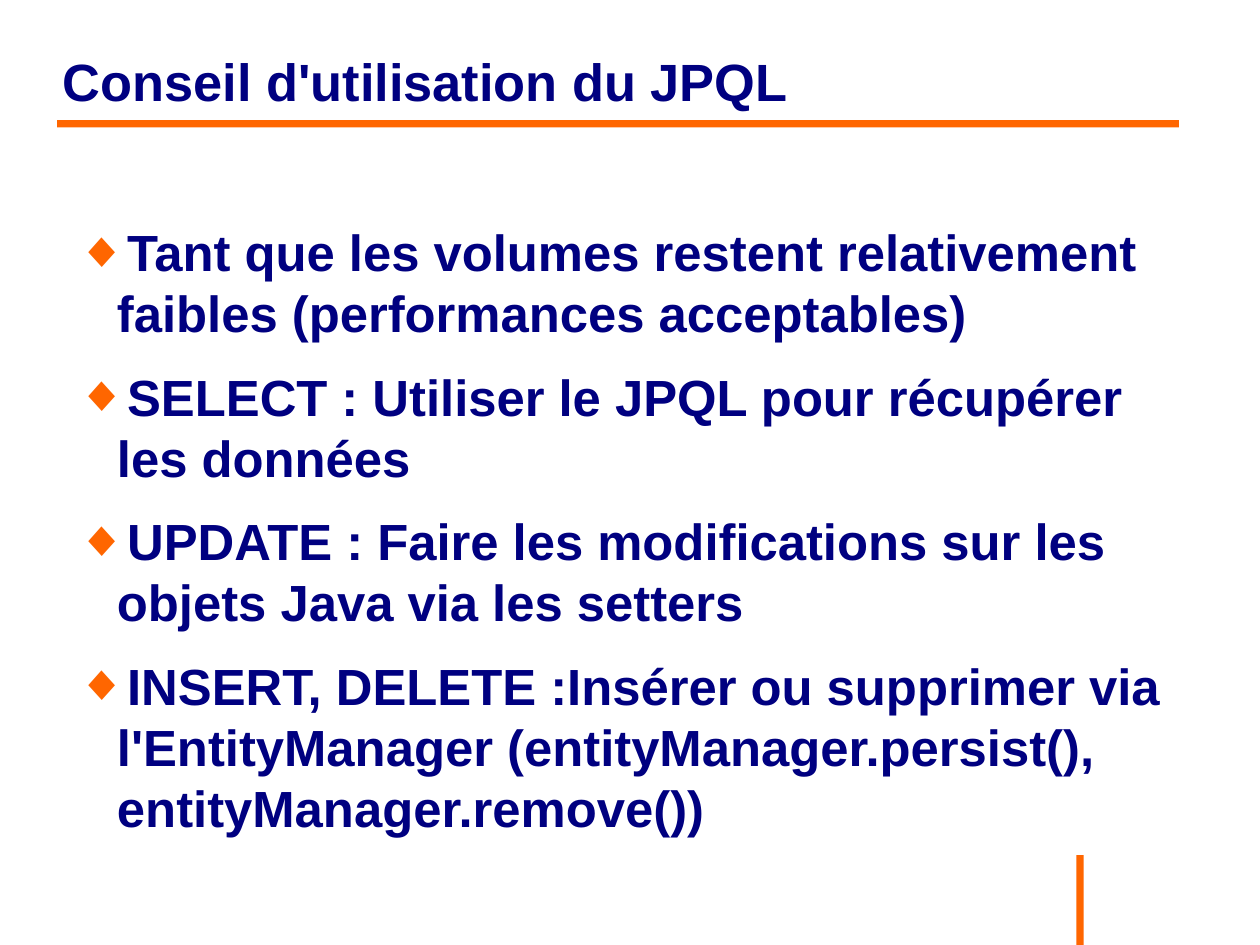
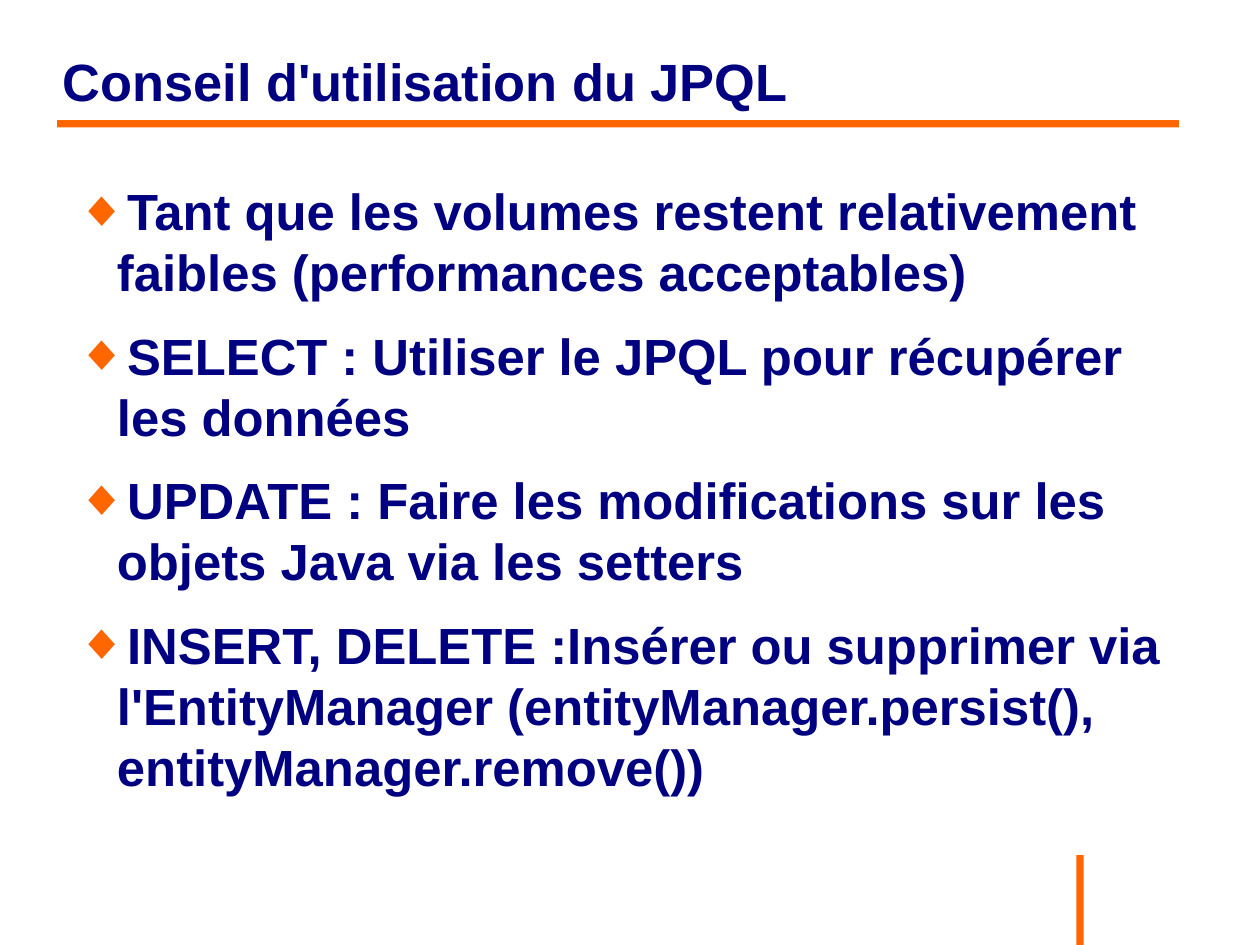
Before and after one commit to philphils/formation-hibernate-basique, a slide deck: slide 117 of Documentation/diapo_formation_hibernate.odp (slide 115 before the commit). Drawn at 1260x945 pixels with LibreOffice and Linux fonts; fonts in the diff are those of the drawing; background and template pictures are left out. Boxes give left, top, right and bottom in pixels: in the first picture for what was removed or moved away, otherwise in the second. Text is boxed around its words. In the diff, an @@ line names an element or a change of style, - is before the commit and + after.

```diff
--- a/Documentation/diapo_formation_hibernate.odp
+++ b/Documentation/diapo_formation_hibernate.odp
@@ text "Tant que les volumes restent ..." rewrapped from [117, 234, 1160, 776] to [117, 193, 1160, 796] @@
```
Also in this commit, not shown: 21 other slides changed, 2 slides added.
